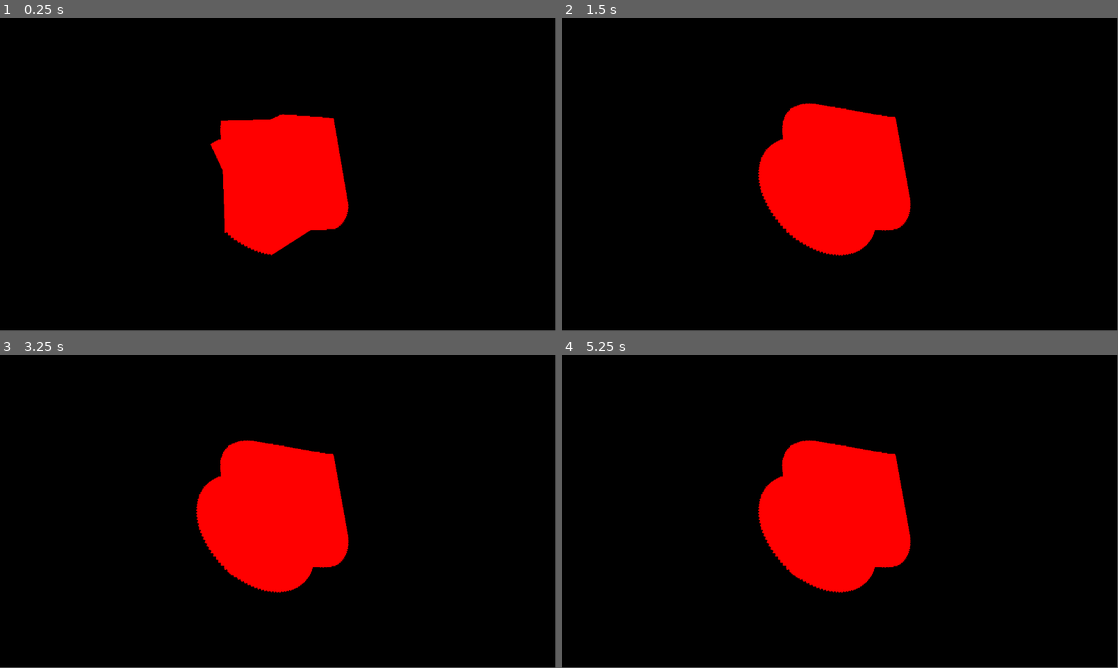
Above: before the commit, frames 1-4 (two rows, left to right).
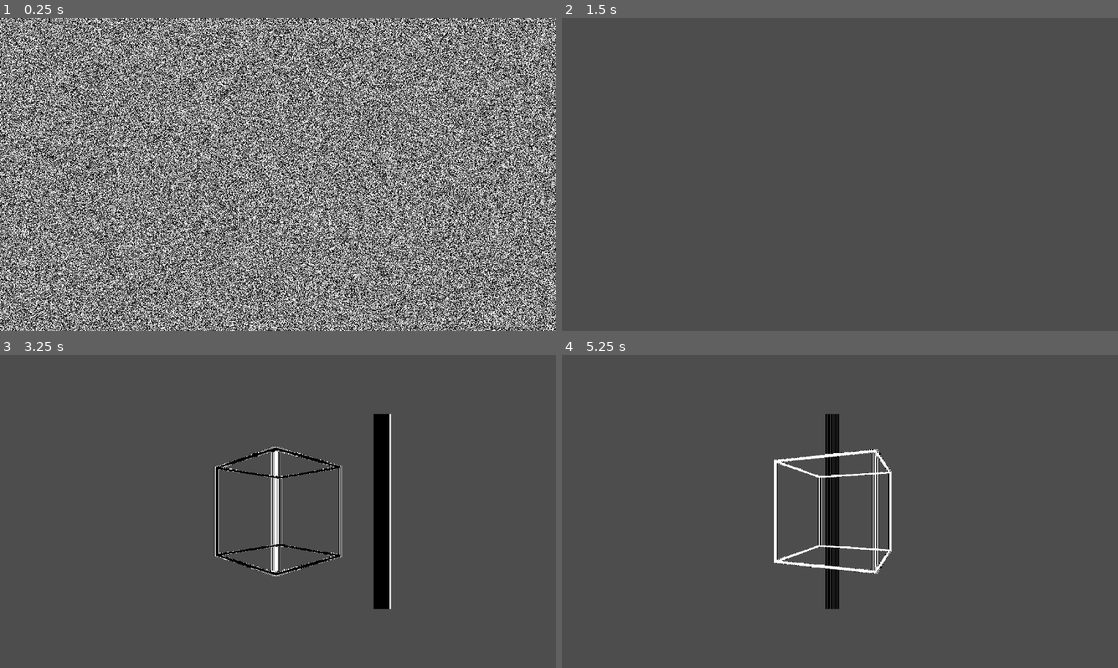
Above: after the commit, the same moments.

Repository: e-thab/motion-shaders
Game: Godot game, scene res://main.tscn
Two runs of this game, one before a commit and one after it. Both use one fixed random seed, a clock stepped at 60 frames per second and the inputs below.
Inputs:
- Up to frame 1 (0.25 s): no input
- Up to frame 2 (1.5 s): tap F (render_swap, bound only after the commit) at 0.6 s; tap Space (ui_select) at 0.77, 0.8, 1.07, 1.35 s; tap Enter at 1.25 s
- Up to frame 3 (3.25 s): tap Space (ui_select) at 1.52, 1.82, 2.3, 2.75, 3.02 s; tap F (render_swap, bound only after the commit) at 1.55, 2.1, 2.85 s
- Up to frame 4 (5.25 s): tap Space (ui_select) at 3.32, 3.6, 3.77, 4.07, 4.52, 4.82 s; tap F (render_swap, bound only after the commit) at 4.35, 5.1 s; tap Enter at 5 s
The window is 799x449 before the commit and 800x450 after it. Grey fills any space a smaller window leaves; there, only what the larger window draws over its background counts as a difference.

The runs differ from the first frame. In frame 1, 84% of the frame differs, in the area x 0-100%, y 0-100%; in frame 2, 100%; in frame 3, 98%; in frame 4, 99%.

Commit message:
sorta working

Diff:
--- a/CubeMesh.gd
+++ b/CubeMesh.gd
@@ -1,4 +1,6 @@
 extends MeshInstance3D
+
+var spin_axis : Vector3 = Vector3.UP
 
 
 # Called when the node enters the scene tree for the first time.
@@ -8,6 +10,28 @@
 
 # Called every frame. 'delta' is the elapsed time since the previous frame.
 func _process(delta):
-	rotate_x(delta*PI/2)
-	rotate_y(delta*PI/2)
-	rotate_z(delta*PI/2)
+	#match randi()%3:
+		#0:
+			#spin_axis = spin_axis.rotated(
+				#Vector3.UP,
+				#randf_range(0, PI/4)
+			#)
+		#1:
+			#spin_axis = spin_axis.rotated(
+				#Vector3.RIGHT,
+				#randf_range(0, PI/4)
+			#)
+		#2:
+			#spin_axis = spin_axis.rotated(
+				#Vector3.FORWARD,
+				#randf_range(0, PI/4)
+			#)
+			#
+	#rotate(spin_axis, delta*PI/8)
+	#spin_axis = spin_axis.rotated()
+
+	#rotate(Vector3.UP, delta*PI/(randi()%8+1))
+	#rotate(Vector3.RIGHT, delta*PI/(randi()%8+1))
+	#rotate(Vector3.FORWARD, delta*PI/(randi()%8+1))
+
+	rotate(Vector3.UP, delta*PI/8)
--- /dev/null
+++ b/diff.gdshader
@@ -0,0 +1,11 @@
+shader_type canvas_item;
+
+global uniform sampler2D last_frame;
+uniform sampler2D screen_texture : hint_screen_texture, filter_nearest;
+
+void fragment() {
+	vec3 c = textureLod(screen_texture, SCREEN_UV, 0.0).rgb;
+	if (c.r > 0.0) {
+		COLOR = vec4(255.0, 0.0, 0.0, 1.0);
+	}
+}
--- a/main.gd
+++ b/main.gd
@@ -1,34 +1,35 @@
 extends Node3D
+
+@export var pov_shader : ShaderMaterial
+@export var simple_shader : ShaderMaterial
 
 @onready var overlay : TextureRect = $RenderVPContainer/RenderViewport/OverlayRect
 @onready var rod : MeshInstance3D = $StagingVPContainer/StagingViewport/RodMesh
 
-@onready var stagingView : SubViewport = $StagingVPContainer/StagingViewport
-@onready var renderView : SubViewport = $RenderVPContainer/RenderViewport
+@onready var stagingView : SubViewportContainer = $StagingVPContainer
+@onready var renderView : SubViewportContainer = $RenderVPContainer
 
 var time_elapsed = 0.0
 var frame_time = 2.0
 var snap = 0
-var prev_frame_texture
+var paused = false
+var noise_texture
 
 # Wisdom: https://forum.gamemaker.io/index.php?threads/solved-issue-trying-to-imitate-visual-effect-with-shaders-and-surfaces.109391/
 
 # Called when the node enters the scene tree for the first time.
 func _ready() -> void:
-	#$RenderVPContainer/RenderViewport/RenderCamera.make_current()
-	#$StagingVPContainer/StagingViewport/StagingCamera.make_current()
-
 	# Initialize RNG
 	randomize()
 
-	# Create the image texture and image to hold each frame
-	prev_frame_texture = ImageTexture.new()
+	# Generate noise texture
+	noise_texture = ImageTexture.new()
 	var width = $StagingVPContainer.get_viewport_rect().size.x
 	var height = $StagingVPContainer.get_viewport_rect().size.y
 	print(width, "x", height)
 	var noise_img = Image.create(width, height, false, Image.FORMAT_RGB8)
 
-	# Randomly populate first frame with black/white pixels
+	# Randomly populate texture with black/white pixels (noise)
 	for x in range(width):
 		for y in range(height):
 			if randi() % 2 == 0:
@@ -37,13 +38,13 @@
 				noise_img.set_pixel(x, y, Color.BLACK)
 
 	# Assign image to texture
-	prev_frame_texture = ImageTexture.create_from_image(noise_img)
-	#RenderingServer.global_shader_parameter_set("noise", prev_frame_texture)
+	noise_texture = ImageTexture.create_from_image(noise_img)
+	#RenderingServer.global_shader_parameter_set("noise", noise_texture)
 	RenderingServer.global_shader_parameter_set(
 		"last_frame",
-		prev_frame_texture
+		noise_texture
 	)
-	#overlay.texture = prev_frame_texture
+	overlay.texture = noise_texture
 	#noise_img.save_png("./out/noise.png")
 
 	#print("Pixel (300, 300): ", noise_img.get_pixel(300, 300))
@@ -52,25 +53,49 @@
 
 # Called every frame. 'delta' is the elapsed time since the previous frame.
 func _process(delta: float) -> void:
-	if Input.is_action_just_pressed("ui_select"):
-		Engine.time_scale = 0.01
+	if Input.is_action_just_pressed("pause"):
+		if paused:
+			paused = false
+			Engine.time_scale = 1.0
+		else:
+			paused = true
+			Engine.time_scale = 0.0
+		RenderingServer.global_shader_parameter_set("paused", paused)
 
-	# Oscillate the rod
-	rod.position.x = 3 * cos(time_elapsed)
+	if Input.is_action_just_pressed("render_swap"):
+		if renderView.visible:
+			renderView.hide()
+		else:
+			renderView.show()
+		#if overlay.material == pov_shader:
+			#overlay.material = simple_shader
+		#else:
+			#overlay.material = pov_shader
+
+
+	## Oscillate the rod
+	rod.position.x = 3 * cos(time_elapsed*PI/6)
 	time_elapsed += delta
 
-	# Take a snapshot of the current frame, store
-	var frame_snapshot = get_viewport().get_texture().get_image()
-	var snapshot_tex = ImageTexture.create_from_image(frame_snapshot)
+
+	if time_elapsed < 0.5:
+		return
+
+	## Take a snapshot of the current frame, store
+	var render_snapshot = renderView.get_viewport().get_texture().get_image()
+	var staging_snapshot = stagingView.get_viewport().get_texture().get_image()
+
+	var snapshot_tex = ImageTexture.create_from_image(render_snapshot)
 	RenderingServer.global_shader_parameter_set(
 		"last_frame",
 		snapshot_tex
 	)
 
-	# Sanity check: snapshot of last frame every 2 seconds
-	if frame_time >= 2.0:
-		print('Snapshot ' + str(snap))
-		frame_snapshot.save_png("./out/frame-" + str(snap) + ".png")
-		frame_time = 0.0
-		snap += 1
-	frame_time += delta
+	## Sanity check: snapshot of last frame every 2 seconds
+	#if frame_time >= 2.0:
+		#print('Snapshot ' + str(snap))
+		#render_snapshot.save_png("./out/snap-" + str(snap) + "-R.png")
+		#staging_snapshot.save_png("./out/snap-" + str(snap) + "-S.png")
+		#frame_time = 0.0
+		#snap += 1
+	#frame_time += delta
--- a/main.tscn
+++ b/main.tscn
@@ -1,13 +1,18 @@
-[gd_scene load_steps=15 format=3 uid="uid://dk1bukb3csiid"]
+[gd_scene load_steps=17 format=3 uid="uid://dk1bukb3csiid"]
 
 [ext_resource type="Script" path="res://main.gd" id="1_1ii6h"]
 [ext_resource type="Script" path="res://CubeMesh.gd" id="1_fu5ag"]
 [ext_resource type="Material" uid="uid://bry5p6soxyg17" path="res://flat_material.tres" id="2_aqhog"]
 [ext_resource type="Texture2D" uid="uid://msoatjej4mkl" path="res://solid-color-image.png" id="5_fdeft"]
 [ext_resource type="Shader" path="res://darken.gdshader" id="6_bvn2r"]
-[ext_resource type="Shader" path="res://param_test.gdshader" id="6_kacik"]
+[ext_resource type="Shader" path="res://pov.gdshader" id="6_kacik"]
 [ext_resource type="Shader" path="res://first_pass.gdshader" id="7_1lus8"]
 [ext_resource type="Texture2D" uid="uid://n7oxyoil0pqn" path="res://circle.png" id="7_x8fe1"]
+
+[sub_resource type="ShaderMaterial" id="ShaderMaterial_54jvf"]
+shader = ExtResource("6_kacik")
+shader_parameter/WHITE = Vector4(1, 1, 1, 1)
+shader_parameter/BLACK = Vector4(0, 0, 0, 1)
 
 [sub_resource type="Environment" id="Environment_sp14e"]
 background_mode = 1
@@ -17,6 +22,9 @@
 
 [sub_resource type="BoxMesh" id="BoxMesh_nk3eq"]
 
+[sub_resource type="BoxMesh" id="BoxMesh_kpu5m"]
+size = Vector3(0.02, 1.02, 0.02)
+
 [sub_resource type="CapsuleMesh" id="CapsuleMesh_07ui4"]
 radius = 0.01
 height = 3.0
@@ -25,7 +33,6 @@
 shader = ExtResource("6_kacik")
 shader_parameter/WHITE = Vector4(255, 255, 255, 1)
 shader_parameter/BLACK = Vector4(0, 0, 0, 1)
-shader_parameter/RED = Vector4(255, 0, 0, 1)
 
 [sub_resource type="ShaderMaterial" id="ShaderMaterial_ivsdu"]
 shader = ExtResource("7_1lus8")
@@ -38,10 +45,12 @@
 
 [node name="Main" type="Node3D"]
 script = ExtResource("1_1ii6h")
+pov_shader = SubResource("ShaderMaterial_54jvf")
 
 [node name="StagingVPContainer" type="SubViewportContainer" parent="."]
-offset_right = 40.0
-offset_bottom = 40.0
+visible = false
+offset_right = 1152.0
+offset_bottom = 648.0
 
 [node name="StagingViewport" type="SubViewport" parent="StagingVPContainer"]
 handle_input_locally = false
@@ -55,14 +64,78 @@
 
 [node name="CubeMesh" type="MeshInstance3D" parent="StagingVPContainer/StagingViewport"]
 transform = Transform3D(1, 0, 0, 0, 1, -1.78814e-07, 0, -1.78814e-07, 1, 0, 0, -2.32466)
+visible = false
 mesh = SubResource("BoxMesh_nk3eq")
 skeleton = NodePath("../../..")
 surface_material_override/0 = ExtResource("2_aqhog")
 script = ExtResource("1_fu5ag")
 
+[node name="Node" type="MeshInstance3D" parent="StagingVPContainer/StagingViewport"]
+transform = Transform3D(1, 0, 0, 0, 1, 0, 0, 0, 1, 0, 0, -2.325)
+script = ExtResource("1_fu5ag")
+
+[node name="MeshInstance3D" type="MeshInstance3D" parent="StagingVPContainer/StagingViewport/Node"]
+transform = Transform3D(1, 0, 0, 0, 1, -1.78814e-07, 0, -1.78814e-07, 1, 0.5, -8.9407e-08, 0.5)
+mesh = SubResource("BoxMesh_kpu5m")
+skeleton = NodePath("../../CubeMesh")
+
+[node name="MeshInstance3D2" type="MeshInstance3D" parent="StagingVPContainer/StagingViewport/Node"]
+transform = Transform3D(1, 0, 0, 0, 1, -1.78814e-07, 0, -1.78814e-07, 1, -0.5, 0, 0.5)
+mesh = SubResource("BoxMesh_kpu5m")
+skeleton = NodePath("../../CubeMesh")
+
+[node name="MeshInstance3D3" type="MeshInstance3D" parent="StagingVPContainer/StagingViewport/Node"]
+transform = Transform3D(1, 0, 0, 0, 1, -1.78814e-07, 0, -1.78814e-07, 1, 0.5, 0, -0.5)
+mesh = SubResource("BoxMesh_kpu5m")
+skeleton = NodePath("../../CubeMesh")
+
+[node name="MeshInstance3D4" type="MeshInstance3D" parent="StagingVPContainer/StagingViewport/Node"]
+transform = Transform3D(1, 0, 0, 0, 1, -1.78814e-07, 0, -1.78814e-07, 1, -0.5, 0, -0.5)
+mesh = SubResource("BoxMesh_kpu5m")
+skeleton = NodePath("../../CubeMesh")
+
+[node name="MeshInstance3D5" type="MeshInstance3D" parent="StagingVPContainer/StagingViewport/Node"]
+transform = Transform3D(1, 0, 0, 0, 1.35103e-07, -1, 0, 1, -2.22525e-07, 0.5, -0.500255, 0)
+mesh = SubResource("BoxMesh_kpu5m")
+skeleton = NodePath("../../CubeMesh")
+
+[node name="MeshInstance3D6" type="MeshInstance3D" parent="StagingVPContainer/StagingViewport/Node"]
+transform = Transform3D(1, 0, 0, 0, 1.35103e-07, -1, 0, 1, -2.22525e-07, -0.5, -0.499915, 0)
+mesh = SubResource("BoxMesh_kpu5m")
+skeleton = NodePath("../../CubeMesh")
+
+[node name="MeshInstance3D7" type="MeshInstance3D" parent="StagingVPContainer/StagingViewport/Node"]
+transform = Transform3D(1, 0, 0, 0, 1.35103e-07, -1, 0, 1, -2.22525e-07, 0.5, 0.500085, 0)
+mesh = SubResource("BoxMesh_kpu5m")
+skeleton = NodePath("../../CubeMesh")
+
+[node name="MeshInstance3D8" type="MeshInstance3D" parent="StagingVPContainer/StagingViewport/Node"]
+transform = Transform3D(1, 0, 0, 0, 1.35103e-07, -1, 0, 1, -2.22525e-07, -0.5, 0.500085, 0)
+mesh = SubResource("BoxMesh_kpu5m")
+skeleton = NodePath("../../CubeMesh")
+
+[node name="MeshInstance3D9" type="MeshInstance3D" parent="StagingVPContainer/StagingViewport/Node"]
+transform = Transform3D(-4.37114e-08, -1, 1.78814e-07, 1, -4.37114e-08, 7.81621e-15, 0, -1.78814e-07, 1, 4.51996e-08, 0.5, 0.5)
+mesh = SubResource("BoxMesh_kpu5m")
+skeleton = NodePath("../../CubeMesh")
+
+[node name="MeshInstance3D10" type="MeshInstance3D" parent="StagingVPContainer/StagingViewport/Node"]
+transform = Transform3D(-4.37114e-08, -1, 1.78814e-07, 1, -4.37114e-08, 7.81621e-15, 0, -1.78814e-07, 1, -4.96057e-10, -0.5, 0.5)
+mesh = SubResource("BoxMesh_kpu5m")
+skeleton = NodePath("../../CubeMesh")
+
+[node name="MeshInstance3D11" type="MeshInstance3D" parent="StagingVPContainer/StagingViewport/Node"]
+transform = Transform3D(-4.37114e-08, -1, 1.78814e-07, 1, -4.37114e-08, 7.81621e-15, 0, -1.78814e-07, 1, -4.42074e-08, 0.5, -0.5)
+mesh = SubResource("BoxMesh_kpu5m")
+skeleton = NodePath("../../CubeMesh")
+
+[node name="MeshInstance3D12" type="MeshInstance3D" parent="StagingVPContainer/StagingViewport/Node"]
+transform = Transform3D(-4.37114e-08, -1, 1.78814e-07, 1, -4.37114e-08, 7.81621e-15, 0, -1.78814e-07, 1, -4.96057e-10, -0.5, -0.5)
+mesh = SubResource("BoxMesh_kpu5m")
+skeleton = NodePath("../../CubeMesh")
+
 [node name="RodMesh" type="MeshInstance3D" parent="StagingVPContainer/StagingViewport"]
 transform = Transform3D(1, 0, 0, 0, 1, 0, 0, 0, 1, 0, 0, -3.12999)
-visible = false
 mesh = SubResource("CapsuleMesh_07ui4")
 skeleton = NodePath("../../..")
 surface_material_override/0 = ExtResource("2_aqhog")
@@ -108,5 +181,6 @@
 texture = ExtResource("7_x8fe1")
 
 [node name="RenderCamera" type="Camera3D" parent="RenderVPContainer/RenderViewport"]
+visible = false
 environment = SubResource("Environment_sp14e")
 current = true
--- a/param_test.gdshader
+++ b/pov.gdshader
@@ -1,33 +1,31 @@
 shader_type canvas_item;
 
+global uniform bool paused;
 global uniform sampler2D noise;
 global uniform sampler2D last_frame;
 
 uniform sampler2D screen_texture : hint_screen_texture, filter_nearest;
 uniform vec4 WHITE = vec4(1.0, 1.0, 1.0, 1.0);
 uniform vec4 BLACK = vec4(0.0, 0.0, 0.0, 1.0);
-uniform vec4 RED = vec4(1.0, 0.0, 0.0, 1.0);
+//uniform vec4 RED = vec4(1.0, 0.0, 0.0, 1.0);
 
 void fragment() {
-	// Maybe try adding another viewport/shader layer that 'keeps track' of switched pixels by copying
-	// previous frame pixels from BackBufferCopy?
-	//vec2 coords = vec2(UV.x, UV.y);
-
 	vec4 screen_color = textureLod(screen_texture, SCREEN_UV, 0.0).rgba;
 	vec4 last_color = textureLod(last_frame, SCREEN_UV, 0.0).rgba;
 
-	if (screen_color.r > 0.0) {
+	if (!paused && screen_color.r > 0.0) {
 		// White pixel rendered from stage: invert
-		//if (last_color.r > 0.0) {
-			//COLOR = BLACK;
-		//} else {
-			//COLOR = WHITE;
-		//}
-		COLOR = RED;
+		if (last_color.r > 0.0) {
+			COLOR = BLACK;
+		} else {
+			COLOR = WHITE;
+		}
+		//COLOR = RED;
 	} else {
 		COLOR = last_color;
 		//COLOR = BLACK;
 	}
+
 
 	////Get original fragment color (RGBA)
 	//vec4 color = textureLod(TEXTURE, SCREEN_UV, 0.0).rgba;
--- a/project.godot
+++ b/project.godot
@@ -15,6 +15,24 @@
 config/features=PackedStringArray("4.3", "Forward Plus")
 config/icon="res://icon.svg"
 
+[display]
+
+window/stretch/mode="viewport"
+window/vsync/vsync_mode=0
+
+[input]
+
+pause={
+"deadzone": 0.5,
+"events": [Object(InputEventKey,"resource_local_to_scene":false,"resource_name":"","device":0,"window_id":0,"alt_pressed":false,"shift_pressed":false,"ctrl_pressed":false,"meta_pressed":false,"pressed":false,"keycode":0,"physical_keycode":32,"key_label":0,"unicode":0,"location":0,"echo":false,"script":null)
+]
+}
+render_swap={
+"deadzone": 0.5,
+"events": [Object(InputEventKey,"resource_local_to_scene":false,"resource_name":"","device":-1,"window_id":0,"alt_pressed":false,"shift_pressed":false,"ctrl_pressed":false,"meta_pressed":false,"pressed":false,"keycode":0,"physical_keycode":70,"key_label":0,"unicode":102,"location":0,"echo":false,"script":null)
+]
+}
+
 [rendering]
 
 renderer/rendering_method="gl_compatibility"
@@ -23,9 +41,13 @@
 
 noise={
 "type": "sampler2D",
-"value": "res://out/noise.png"
+"value": ""
 }
 last_frame={
 "type": "sampler2D",
 "value": ""
 }
+paused={
+"type": "bool",
+"value": false
+}
